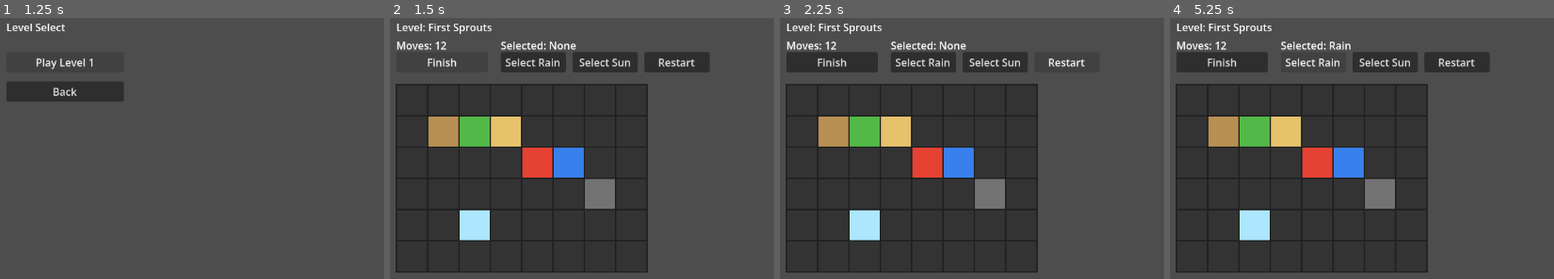
Above: before the commit, frames 1-4 (left to right).
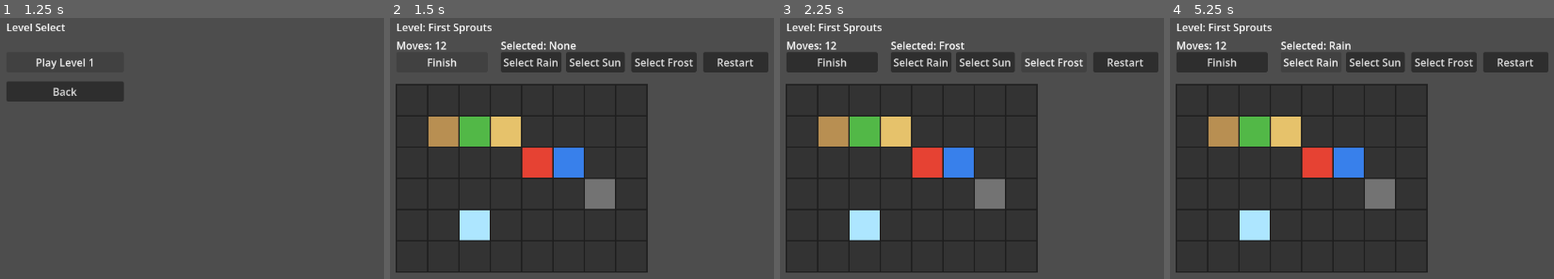
Above: after the commit, the same moments.

Repository: maab88/skygarden-spirits
Game: Godot game, scene res://scenes/menu/main_menu.tscn
The game is run twice, just before and just after one commit, with the same random seed, the same clock (stepped at 60 frames per second) and the same inputs. The project has no main scene, so this scene is started directly.
Inputs (mouse positions are in pixels of both pictures, inside the frame that each line leads up to):
- Up to frame 1 (1.25 s): click "Start" at 0.5 s
- Up to frame 2 (1.5 s): click "Play Level 1" at 1.25 s
- Up to frame 3 (2.25 s): click (1052, 62) at 2 s, where only the run after the commit has a clickable "Select Frost"
- Up to frame 4 (5.25 s): click "Restart" at 2.75 s; click "Restart" at 3.5 s; click "Restart" at 4.25 s; click "Select Rain" at 5 s

Frame 1 is identical in both runs. In frame 2, 2.5% of the frame differs, in the area x 29-99%, y 13-21%; in frame 3, 2.4%; in frame 4, 2.4%.

Commit message:
Implement Frost power and extend power selection

Diff:
--- a/scenes/gameplay/gameplay.tscn
+++ b/scenes/gameplay/gameplay.tscn
@@ -34,21 +34,28 @@
 [node name="RainButton" type="Button" parent="." unique_id=109234002]
 offset_left = 200.0
 offset_top = 90.0
-offset_right = 300.0
+offset_right = 290.0
 offset_bottom = 121.0
 text = "Select Rain"
 
 [node name="SunButton" type="Button" parent="." unique_id=109234005]
-offset_left = 310.0
+offset_left = 300.0
 offset_top = 90.0
-offset_right = 410.0
+offset_right = 390.0
 offset_bottom = 121.0
 text = "Select Sun"
 
+[node name="FrostButton" type="Button" parent="." unique_id=109234006]
+offset_left = 400.0
+offset_top = 90.0
+offset_right = 500.0
+offset_bottom = 121.0
+text = "Select Frost"
+
 [node name="RestartButton" type="Button" parent="." unique_id=109234003]
-offset_left = 420.0
+offset_left = 510.0
 offset_top = 90.0
-offset_right = 520.0
+offset_right = 610.0
 offset_bottom = 121.0
 text = "Restart"
 
--- a/scripts/gameplay/gameplay.gd
+++ b/scripts/gameplay/gameplay.gd
@@ -4,6 +4,7 @@
 @onready var restart_button: Button = $RestartButton
 @onready var rain_button: Button = $RainButton
 @onready var sun_button: Button = $SunButton
+@onready var frost_button: Button = $FrostButton
 @onready var level_name_label: Label = $LevelNameLabel
 @onready var moves_label: Label = $MovesLabel
 @onready var selected_power_label: Label = $SelectedPowerLabel
@@ -13,6 +14,7 @@
 const POWER_NONE := ""
 const POWER_RAIN := "Rain"
 const POWER_SUN := "Sun"
+const POWER_FROST := "Frost"
 
 var board_state: BoardState
 var current_level_data: LevelData
@@ -24,6 +26,7 @@
 	restart_button.pressed.connect(_on_restart_button_pressed)
 	rain_button.pressed.connect(_on_rain_button_pressed)
 	sun_button.pressed.connect(_on_sun_button_pressed)
+	frost_button.pressed.connect(_on_frost_button_pressed)
 	board_renderer.cell_clicked.connect(_on_board_cell_clicked)
 	_load_level_and_build_board()
 
@@ -41,6 +44,10 @@
 	selected_power = POWER_SUN
 	update_hud()
 
+func _on_frost_button_pressed() -> void:
+	selected_power = POWER_FROST
+	update_hud()
+
 func _on_board_cell_clicked(cell_pos: Vector2i) -> void:
 	if selected_power == POWER_NONE:
 		push_warning("Select a power first.")
@@ -51,6 +58,8 @@
 		changed = apply_rain_to_cell(cell_pos)
 	elif selected_power == POWER_SUN:
 		changed = apply_sun_to_cell(cell_pos)
+	elif selected_power == POWER_FROST:
+		changed = apply_frost_to_cell(cell_pos)
 
 	if not changed:
 		push_warning("%s had no effect, move not consumed." % selected_power)
@@ -125,6 +134,21 @@
 	board_state.set_cell(target_pos, TileState.CROP_HARVESTED)
 	return true
 
+func apply_frost_to_cell(target_pos: Vector2i) -> bool:
+	if moves_remaining <= 0:
+		return false
+
+	var target_tile := board_state.get_cell(target_pos)
+	if target_tile == TileState.WATER:
+		board_state.set_cell(target_pos, TileState.ICE)
+		return true
+
+	if target_tile == TileState.FIRE:
+		board_state.set_cell(target_pos, TileState.EMPTY)
+		return true
+
+	return false
+
 func consume_move() -> void:
 	moves_remaining = max(0, moves_remaining - 1)
 	update_hud()
